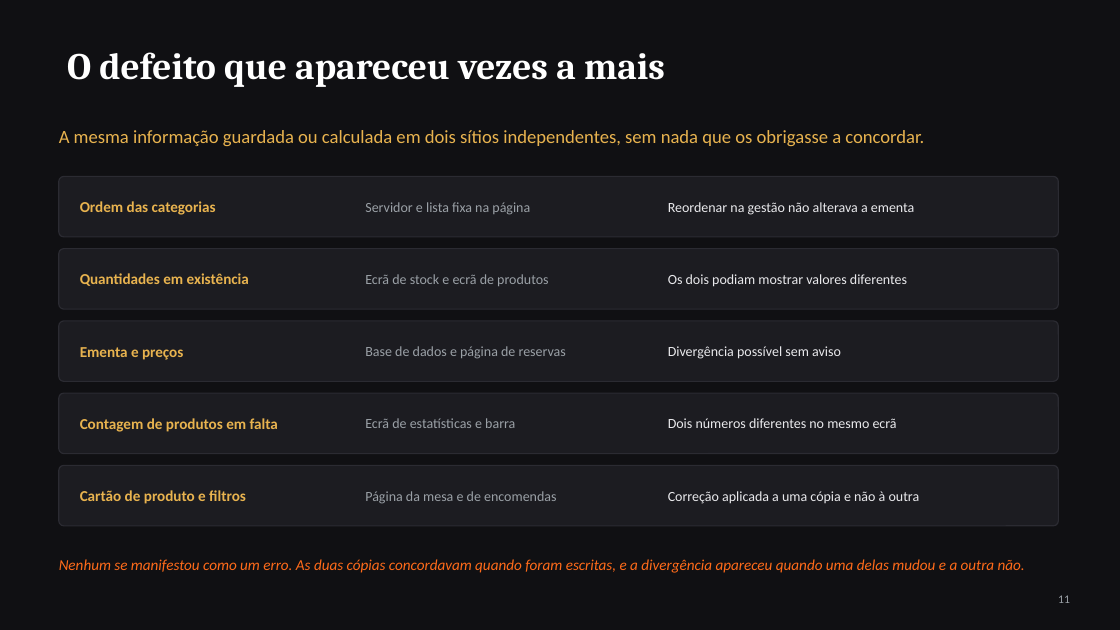
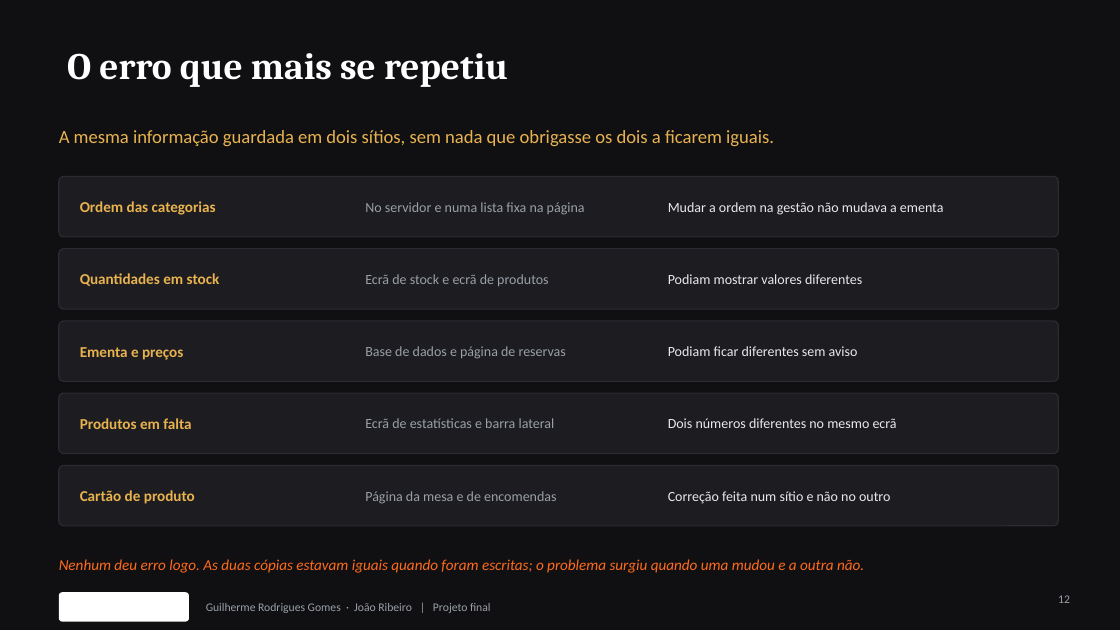
Before and after one commit to Azulindo/Projeto-Final, a slide deck: slide 12 of docs/apresentacao.pptx (slide 11 before the commit). Drawn at 1120x630 pixels with LibreOffice and Linux fonts; fonts in the diff are those of the drawing; background and template pictures are left out. Boxes give left, top, right and bottom in pixels: in the first picture for what was removed or moved away, otherwise in the second. Text is boxed around its words. In the diff, an @@ line names an element or a change of style, - is before the commit and + after.

```diff
--- a/docs/apresentacao.pptx
+++ b/docs/apresentacao.pptx
@@ title at <box>67,53,508,87</box>: text changed @@
-O defeito que apareceu vezes a mais
+O erro que mais se repetiu
@@ text at <box>59,130,774,146</box>: text changed @@
-A mesma informação guardada ou calculada em dois sítios independentes, sem nada que os obrigasse a concordar.
+A mesma informação guardada em dois sítios, sem nada que obrigasse os dois a ficarem iguais.
@@ text at <box>365,202,585,215</box>: text changed @@
-Servidor e lista fixa na página
+No servidor e numa lista fixa na página
@@ text at <box>668,202,944,215</box>: text changed @@
-Reordenar na gestão não alterava a ementa
+Mudar a ordem na gestão não mudava a ementa
@@ text at <box>80,273,220,286</box>: text changed @@
-Quantidades em existência
+Quantidades em stock
@@ text at <box>668,274,862,284</box>: text changed @@
-Os dois podiam mostrar valores diferentes
+Podiam mostrar valores diferentes
@@ text at <box>668,346,858,356</box>: text changed @@
-Divergência possível sem aviso
+Podiam ficar diferentes sem aviso
@@ text at <box>80,418,191,429</box>: text changed @@
-Contagem de produtos em falta
+Produtos em falta
@@ text at <box>365,418,555,428</box>: text changed @@
-Ecrã de estatísticas e barra
+Ecrã de estatísticas e barra lateral
@@ text at <box>80,490,195,504</box>: text changed @@
-Cartão de produto e filtros
+Cartão de produto
@@ text at <box>668,491,890,504</box>: text changed @@
-Correção aplicada a uma cópia e não à outra
+Correção feita num sítio e não no outro
@@ text at <box>59,559,864,573</box>: text changed @@
-Nenhum se manifestou como um erro. As duas cópias concordavam quando foram escritas, e a divergência apareceu quando uma delas mudou e a outra não.
+Nenhum deu erro logo. As duas cópias estavam iguais quando foram escritas; o problema surgiu quando uma mudou e a outra não.
@@ rounded rectangle added at <box>59,592,189,622</box>, fill #FFFFFF @@
@@ text added at <box>206,603,490,613</box>, 10 pt, text #9AA0A6 @@
+Guilherme Rodrigues Gomes · João Ribeiro | Projeto final
```
Also in this commit, not shown: 15 other slides changed, 1 slide added.
